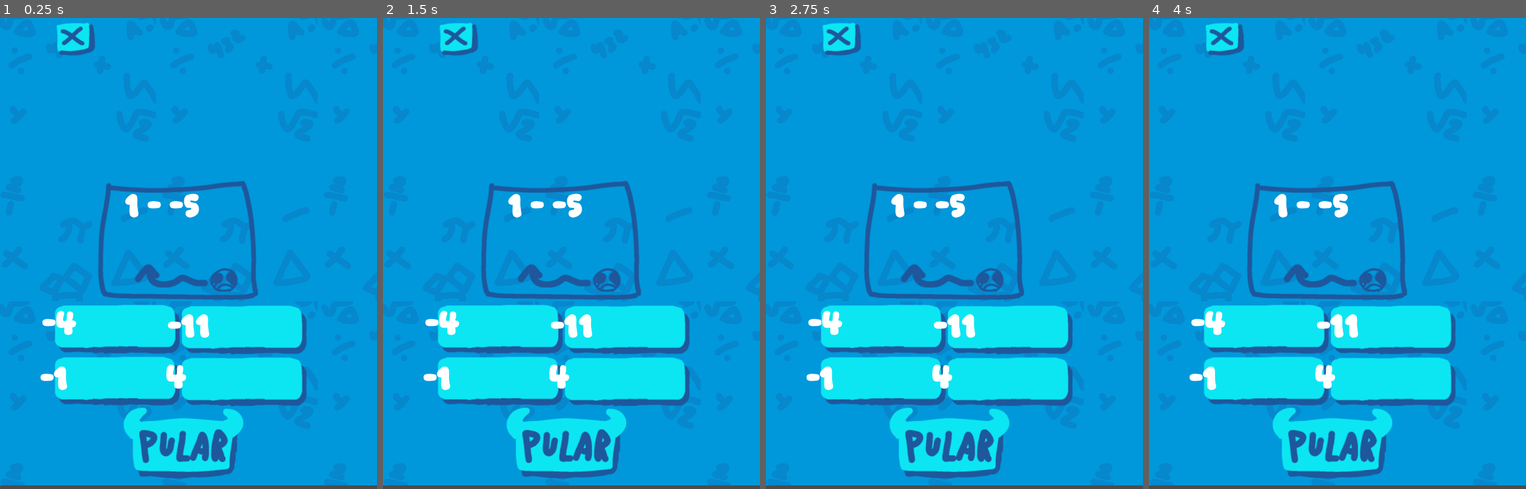
Above: before the commit, frames 1-4 (left to right).
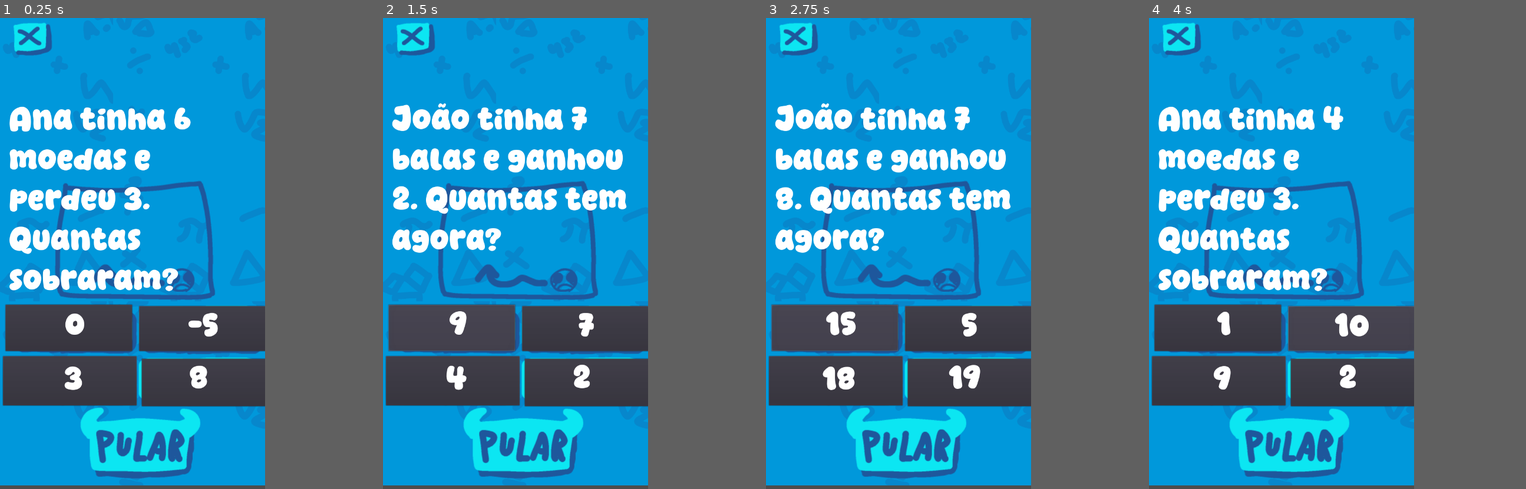
Above: after the commit, the same moments.

Repository: LongHairedSkeleton/Project-ABC
Game: Godot game, scene res://Math.tscn
The game is run twice, just before and just after one commit, with the same random seed, the same clock (stepped at 60 frames per second) and the same inputs. The project has no main scene, so this scene is started directly.
Inputs (mouse positions are in pixels of both pictures, inside the frame that each line leads up to):
- Up to frame 1 (0.25 s): no input
- Up to frame 2 (1.5 s): click (481, 328) at 0.5 s, where only the run after the commit has a clickable "0"; click (481, 328) at 1.25 s, where only the run after the commit has a clickable "7"
- Up to frame 3 (2.75 s): click (864, 328) at 2 s, where only the run after the commit has a clickable "9"
- Up to frame 4 (4 s): click (1247, 328) at 2.75 s, where only the run after the commit has a clickable "15"; click (1435, 328) at 3.5 s, where only the run after the commit has a clickable "5"
In our replay, the window is 640x800 before the commit and 450x800 after it. These sizes can differ from the game's own. Grey fills any space a smaller window leaves; there, only what the larger window draws over its background counts as a difference.

The runs differ from the first frame. In frame 1, 31% of the frame differs, in the area x 0-100%, y 1-100%; in frame 2, 31%; in frame 3, 30%; in frame 4, 31%.

Commit message:
added a drawing function, problems, and equasions

Diff:
--- a/Math.gd
+++ b/Math.gd
@@ -1,49 +1,82 @@
 extends Control
 
-
-
-func Roll():
-	randomize()
-	var Number1 = (randi() % 21 -10)
-	var Number2 = (randi() % 21 - 10)
-	var Sinais = ["+", "-"]
-	var SinalSorteado = Sinais[randi() % Sinais.size()]
-
-	var conta_texto = str(Number1) + " " + SinalSorteado + " " + str(Number2)
-	$TextureRect/Label.text = conta_texto
-
-	if SinalSorteado == "+":
-		var resultado_final = Number1 + Number2
-		$TextureRect/Label2.text = " = " + str(resultado_final)
-
-	var resultado_final = Number1 + Number2
-
-	var label1 = $TextureRect/Label2
-	var label2 = $TextureRect/Label3
-	var label3 = $TextureRect/Label4
-	var label4 = $TextureRect/Label5
-	randomize()
-	var rng = (randi() % 4) + 1
-	if rng == 1:
-		label1.text = str(resultado_final)
-		label2.text = str(resultado_final + (randi() % 21) - 10)
-		label3.text = str(resultado_final + (randi() % 21) - 10)
-		label4.text = str(resultado_final + (randi() % 21) - 10)
-	if rng == 2:
-		label1.text = str(resultado_final + (randi() % 21) - 10)
-		label2.text = str(resultado_final)
-		label3.text = str(resultado_final + (randi() % 21) - 10)
-		label4.text = str(resultado_final + (randi() % 21) - 10)
-	if rng == 3:
-		label1.text = str(resultado_final + (randi() % 21) - 10)
-		label2.text = str(resultado_final + (randi() % 21) - 10)
-		label3.text = str(resultado_final)
-		label4.text = str(resultado_final + (randi() % 21) - 10)
-	if rng == 4:
-		label1.text = str(resultado_final + (randi() % 21) - 10)
-		label2.text = str(resultado_final + (randi() % 21) - 10)
-		label3.text = str(resultado_final + (randi() % 21) - 10)
-		label4.text = str(resultado_final)
+var resultado_final = 0
+enum types {simple, problems}
+export (types) var problem_type = types.simple
 
 func _ready():
-	Roll()
+	randomize() # Call once at the start
+	roll()
+
+func roll():
+	var label1 = $TextureRect/Button/Label2
+	var label2 = $TextureRect/Button2/Label5
+	var label3 = $TextureRect/Button3/Label4
+	var label4 = $TextureRect/Button4/Label3
+
+	var Number1 = (randi() % 10) + 1
+	var Number2 = (randi() % 10) + 1
+
+	if problem_type == types.simple:
+		var Sinais = ["+", "-"]
+		var SinalSorteado = Sinais[randi() % Sinais.size()]
+
+		if SinalSorteado == "+":
+			resultado_final = Number1 + Number2
+		else:
+			resultado_final = Number1 - Number2
+
+		$TextureRect/Label.text = str(Number1) + " " + SinalSorteado + " " + str(Number2)
+
+	elif problem_type == types.problems:
+		# Define problems with their math type
+		var problems = [
+			{"text": "Ana tinha %s moedas e perdeu %s. Quantas sobraram?", "op": "-"},
+			{"text": "João tinha %s balas e ganhou %s. Quantas tem agora?", "op": "+"}
+		]
+
+		var choice = problems[randi() % problems.size()]
+
+		# Perform the correct math based on the chosen story
+		if choice["op"] == "+":
+			resultado_final = Number1 + Number2
+		else:
+			# Prevent negative results: make sure Number1 is the bigger one
+			if Number1 < Number2:
+				var temp = Number1
+				Number1 = Number2
+				Number2 = temp
+			resultado_final = Number1 - Number2
+
+		# Now apply the numbers to the template
+		$TextureRect/Label.text = choice["text"] % [str(Number1), str(Number2)]
+
+	label1.text = str(resultado_final + (randi() % 21) - 10)
+	label2.text = str(resultado_final + (randi() % 21) - 10)
+	label3.text = str(resultado_final + (randi() % 21) - 10)
+	label4.text = str(resultado_final + (randi() % 21) - 10)
+
+	# Overwrite one label with the correct answer
+	var possible_labels = [label1, label2, label3, label4]
+	var selected_to_be_right = possible_labels[randi() % possible_labels.size()]
+	selected_to_be_right.text = str(resultado_final) # Removed the " = "
+
+func check_if_correct(label):
+	# Now this will compare "5" == "5" instead of " = 5" == "0"
+	if label.text == str(resultado_final):
+		print("certo")
+	else:
+		print("errado")
+	roll()
+
+func _on_Button_pressed():
+	check_if_correct($TextureRect/Button/Label2)
+
+func _on_Button2_pressed():
+	check_if_correct($TextureRect/Button2/Label5)
+
+func _on_Button3_pressed():
+	check_if_correct($TextureRect/Button3/Label4)
+
+func _on_Button4_pressed():
+	check_if_correct($TextureRect/Button4/Label3)
--- a/Math.tscn
+++ b/Math.tscn
@@ -24,20 +24,23 @@
 anchor_bottom = 1.0
 margin_left = -15.0
 margin_top = -10.0
-margin_right = -15.0
+margin_right = 2.0
 margin_bottom = -10.0
 script = ExtResource( 1 )
+problem_type = 1
 
 [node name="TextureRect" type="TextureRect" parent="."]
 anchor_right = 1.0
 anchor_bottom = 1.0
-margin_right = 32.0
+margin_left = -117.0
+margin_right = 157.0
 texture = ExtResource( 2 )
 expand = true
 
 [node name="TextureRect" type="TextureRect" parent="TextureRect"]
 anchor_right = 1.0
 anchor_bottom = 1.0
+margin_right = 4.0
 texture = ExtResource( 4 )
 expand = true
 stretch_mode = 2
@@ -54,41 +57,75 @@
 texture = ExtResource( 3 )
 
 [node name="Label" type="Label" parent="TextureRect"]
-margin_left = 354.0
-margin_top = 463.0
-margin_right = 609.0
-margin_bottom = 569.0
+margin_left = 156.0
+margin_top = 226.0
+margin_right = 804.0
+margin_bottom = 756.0
 custom_fonts/font = SubResource( 2 )
 text = "conta"
+autowrap = true
 
-[node name="Label2" type="Label" parent="TextureRect"]
-margin_left = 128.0
-margin_top = 783.0
-margin_right = 544.0
-margin_bottom = 889.0
+[node name="Button" type="Button" parent="TextureRect"]
+margin_left = 147.0
+margin_top = 789.0
+margin_right = 491.0
+margin_bottom = 915.0
+
+[node name="Label2" type="Label" parent="TextureRect/Button"]
+margin_left = -19.0
+margin_top = -6.0
+margin_right = 397.0
+margin_bottom = 100.0
 custom_fonts/font = SubResource( 4 )
 text = "resultado"
+align = 1
 
-[node name="Label3" type="Label" parent="TextureRect"]
-margin_left = 464.0
-margin_top = 929.0
-margin_right = 880.0
-margin_bottom = 1035.0
+[node name="Button2" type="Button" parent="TextureRect"]
+margin_left = 510.0
+margin_top = 793.0
+margin_right = 855.0
+margin_bottom = 915.0
+
+[node name="Label5" type="Label" parent="TextureRect/Button2"]
+margin_left = -34.0
+margin_top = -6.0
+margin_right = 382.0
+margin_bottom = 100.0
 custom_fonts/font = SubResource( 4 )
 text = "resultado"
+align = 1
 
-[node name="Label4" type="Label" parent="TextureRect"]
-margin_left = 123.0
-margin_top = 932.0
-margin_right = 539.0
-margin_bottom = 1038.0
+[node name="Button3" type="Button" parent="TextureRect"]
+margin_left = 140.0
+margin_top = 929.0
+margin_right = 503.0
+margin_bottom = 1063.0
+
+[node name="Label4" type="Label" parent="TextureRect/Button3"]
+margin_left = -17.0
+margin_top = 3.0
+margin_right = 399.0
+margin_bottom = 109.0
 custom_fonts/font = SubResource( 4 )
 text = "resultado"
+align = 1
 
-[node name="Label5" type="Label" parent="TextureRect"]
-margin_left = 469.0
-margin_top = 790.0
-margin_right = 885.0
-margin_bottom = 896.0
+[node name="Button4" type="Button" parent="TextureRect"]
+margin_left = 517.0
+margin_top = 936.0
+margin_right = 861.0
+margin_bottom = 1065.0
+
+[node name="Label3" type="Label" parent="TextureRect/Button4"]
+margin_left = -53.0
+margin_top = -7.0
+margin_right = 363.0
+margin_bottom = 99.0
 custom_fonts/font = SubResource( 4 )
 text = "resultado"
+align = 1
+
+[connection signal="pressed" from="TextureRect/Button" to="." method="_on_Button_pressed"]
+[connection signal="pressed" from="TextureRect/Button2" to="." method="_on_Button2_pressed"]
+[connection signal="pressed" from="TextureRect/Button3" to="." method="_on_Button3_pressed"]
+[connection signal="pressed" from="TextureRect/Button4" to="." method="_on_Button4_pressed"]
--- /dev/null
+++ b/drawing.gd
@@ -0,0 +1,71 @@
+extends Node2D
+
+var lines = [] # Cada item é um array de pontos: [[p1, p2], [p3, p4]]
+var drawing = false
+var erasing = false
+
+const MAX_POINTS = 5000
+const ERASE_RADIUS = 50.0 # Aumentei um pouco para facilitar
+
+func _input(event):
+	if event is InputEventMouseButton:
+		if event.button_index == BUTTON_LEFT:
+			drawing = event.pressed
+			if drawing and get_total_points() < MAX_POINTS:
+				lines.append([event.position])
+
+		elif event.button_index == BUTTON_RIGHT:
+			erasing = event.pressed
+			if erasing:
+				erase_at_position(event.position)
+
+	elif event is InputEventMouseMotion:
+		if drawing and get_total_points() < MAX_POINTS:
+			lines[-1].append(event.position)
+			update()
+		elif erasing:
+			erase_at_position(event.position)
+			update()
+
+func erase_at_position(pos):
+	var new_lines_list = []
+	var changed = false
+
+	for line in lines:
+		var current_segment = []
+		for p in line:
+			if pos.distance_to(p) > ERASE_RADIUS:
+				current_segment.append(p)
+			else:
+				# Ponto apagado! Se tínhamos algo acumulado, vira uma linha separada
+				if current_segment.size() > 1:
+					new_lines_list.append(current_segment)
+				current_segment = [] # Reseta para começar uma nova linha após o "buraco"
+				changed = true
+
+		# Adiciona o que sobrou da linha original
+		if current_segment.size() > 1:
+			new_lines_list.append(current_segment)
+
+	if changed:
+		lines = new_lines_list
+		update()
+
+func get_total_points():
+	var count = 0
+	for line in lines:
+		count += line.size()
+	return count
+
+func _draw():
+	var line_color = Color(0.1, 0.5, 1.56)
+	var line_width = 20
+
+	for line in lines:
+		if line.size() > 1:
+			# O quarto parâmetro controla o anti-aliasing (true = ligado, false = desligado)
+			draw_polyline(PoolVector2Array(line), line_color, line_width, false)
+
+	if erasing:
+		# Também desativado aqui para o círculo da borracha
+		draw_arc(get_local_mouse_position(), ERASE_RADIUS, 0, TAU, 24, Color.yellow, 1.5, false)
--- /dev/null
+++ b/drawing.tscn
@@ -0,0 +1,13 @@
+[gd_scene load_steps=2 format=2]
+
+[ext_resource path="res://drawing.gd" type="Script" id=1]
+
+[node name="Control" type="Node2D"]
+script = ExtResource( 1 )
+
+[node name="Button" type="Button" parent="."]
+margin_left = 105.0
+margin_top = 832.0
+margin_right = 589.0
+margin_bottom = 1098.0
+text = "concluir"
--- a/project.godot
+++ b/project.godot
@@ -15,7 +15,10 @@
 
 [display]
 
+window/size/width=720
 window/size/height=1280
+window/stretch/mode="viewport"
+window/stretch/aspect="keep"
 
 [gui]
 
